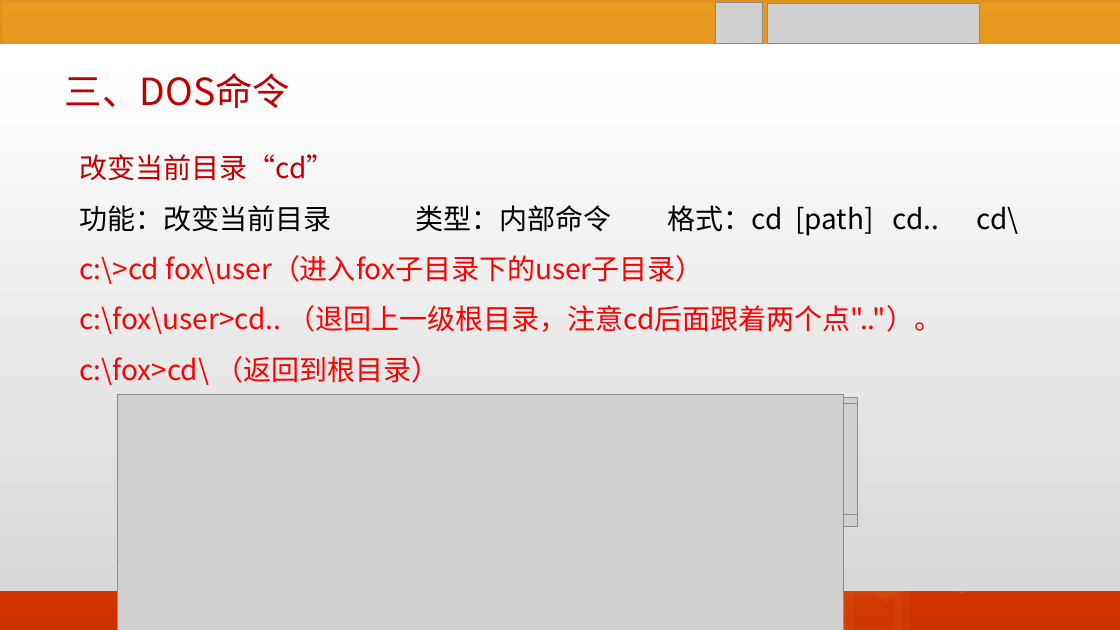
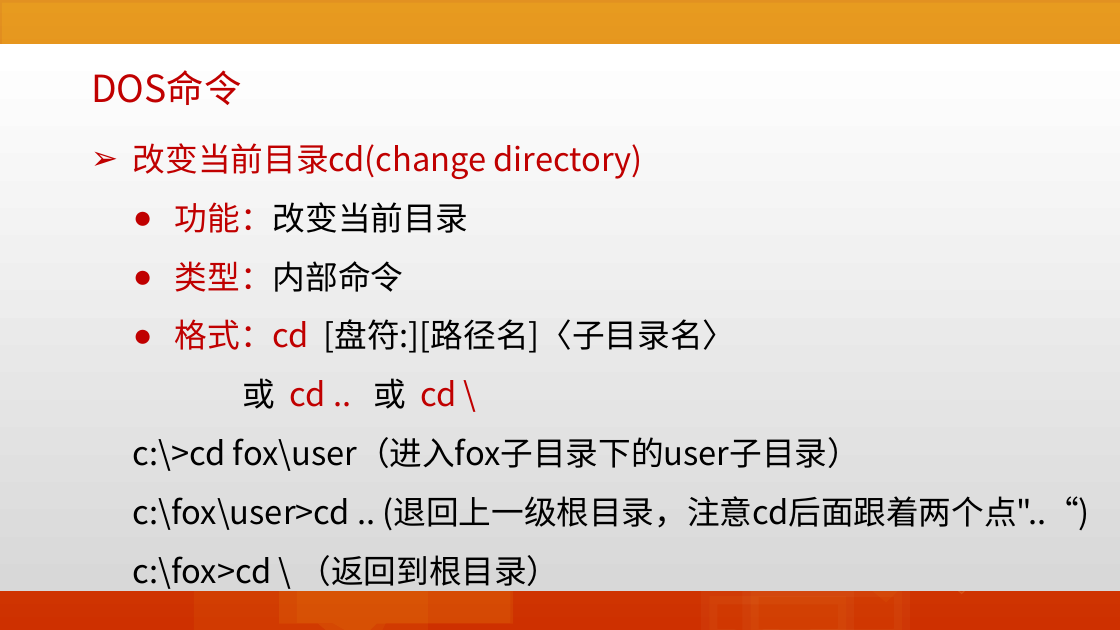
Before and after one commit to edu2act/course-informationliteracy, a slide deck: slide 21 of materials/slides/05-DOS.pptx (slide 27 before the commit). Drawn at 1120x630 pixels with LibreOffice and Linux fonts; fonts in the diff are those of the drawing; grey boxes stand for pictures. Boxes give left, top, right and bottom in pixels: in the first picture for what was removed or moved away, otherwise in the second. Text is boxed around its words. In the diff, an @@ line names an element or a change of style, - is before the commit and + after.

```diff
--- a/materials/slides/05-DOS.pptx
+++ b/materials/slides/05-DOS.pptx
@@ picture removed at <box>716,3,763,44</box> @@
@@ picture removed at <box>767,3,980,44</box> @@
@@ text at <box>91,70,241,105</box>: text changed @@
-三、DOS命令
+DOS命令
@@ text "改变当前目录cd(change directory)": place and size @@
-text "改变当前目录cd(change directory)" at <box>80,154,942,385</box>
+text "改变当前目录cd(change directory)" at <box>133,143,1090,589</box>
@@ text at <box>133,143,735,409</box>: text changed; size 24 to 28 pt; text colour #000000 to #C00000 @@
-改变当前目录“cd”
-功能：改变当前目录 类型：内部命令 格式：cd [path] cd.. cd\
+➢ 改变当前目录cd(change directory)
+  ● 功能：改变当前目录
+  ● 类型：内部命令
+  ● 格式：cd [盘符:][路径名]〈子目录名〉
+  或 cd .. 或 cd \
@@ picture removed at <box>118,397,857,527</box> @@
@@ picture removed at <box>118,403,857,515</box> @@
@@ picture removed at <box>118,394,844,630</box> @@
@@ text at <box>133,437,860,471</box>: size 24 to 28 pt, text colour #FF0000 to #000000 in "c:\>cd fox\user（进入fox子目录下的user子目录）"; list level 1 to 2 in "c:\>cd fox\user（进入fox子目录下的user子目录）" @@
@@ speech box added at <box>279,449,513,624</box>, fill #FDC51B at 10% opacity @@
@@ speech box added at <box>297,448,510,623</box>, fill #FDC51B at 7% opacity @@
@@ text at <box>133,496,1090,589</box>: text changed; size 24 to 28 pt; text colour #FF0000 to #000000 @@
-c:\fox\user>cd.. （退回上一级根目录，注意cd后面跟着两个点".."）。
-c:\fox>cd\ （返回到根目录）
+  c:\fox\user>cd .. (退回上一级根目录，注意cd后面跟着两个点"..“)
+  c:\fox>cd \ （返回到根目录）
```
Also in this commit, not shown: 35 other slides changed, 12 slides removed, 40 other files.
